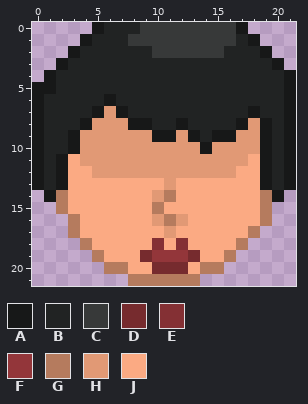
Pixel-art sprite, stored at assets/images/meta/profile_male.png. Above, as it was before the edit.
The file is 88x88 pixels, drawn in blocks of 4x4; one block is one cell here. Colours within 5 levels of each other are drawn and written as one.
Palette (. is transparent): A #171818  B #212323  C #373939  D #762b2e  E #843034  F #93363a  G #b57b5e  H #e19975  J #fbaa83
New version:
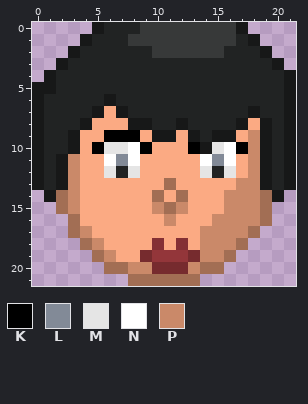
Colours new in this view: K #000000  L #828a97  M #e5e5e5  N #ffffff  P #ca8969
Change:
colour G: #b57b5e -> #a26e54
y 7: x 6 H -> J
y 8: x 5..7 HHH -> JJJ; x 18 H -> J
y 9: x 4..9 HHHHHH -> JJKKKJ; x 12 H -> J; x 17..18 HH -> JP
y 10: x 4..13 HHHHHHHHHH -> JKMMNKJJJK; x 15..18 HHHH -> MNKP
y 11: x 3..18 JHHHHHHHHHHHHHHJ -> PJJNLNJJJJJNLNJP
y 12: x 3 J -> P; x 5..16 HHHHHHHHHHHH -> JMBMJJJJJMBM; x 18 J -> P
y 13: x 3 J -> P; x 11 H -> G; x 17..18 JJ -> PP
y 14: x 3 J -> P; x 10..12 HGJ -> GJG; x 16..18 JJJ -> PPP
y 15: x 3 J -> P; x 10..12 GJJ -> PGP; x 16..18 JJJ -> PPP
y 16: x 10..12 HGH -> JPJ; x 15..18 JJJJ -> PPPP
y 17: x 4 J -> P; x 11 H -> J; x 14..17 JJJJ -> PPPP
y 18: x 5 J -> P; x 14..16 JJJ -> PPP
y 19: x 6 J -> P; x 14..15 JJ -> PP
y 20: x 8..9 JJ -> PP; x 13 J -> P
Where, in picture pixels (left, top, right, bottom), the same in both pictures:
changed: (56, 106, 272, 286)
